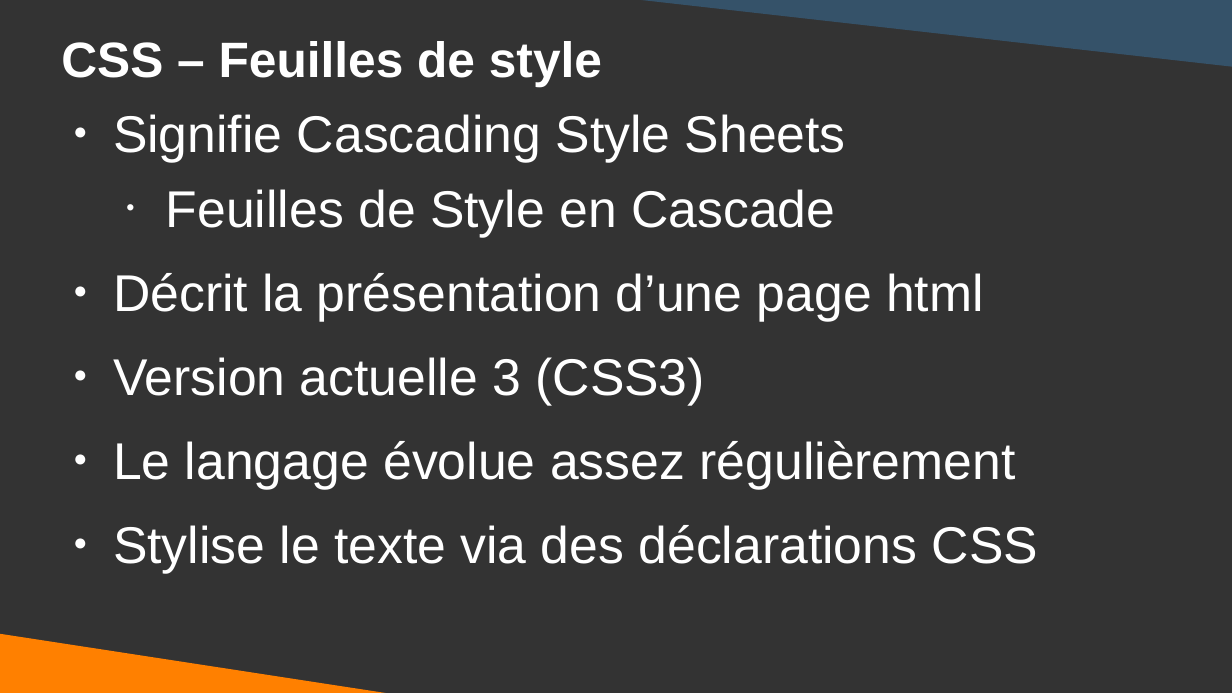
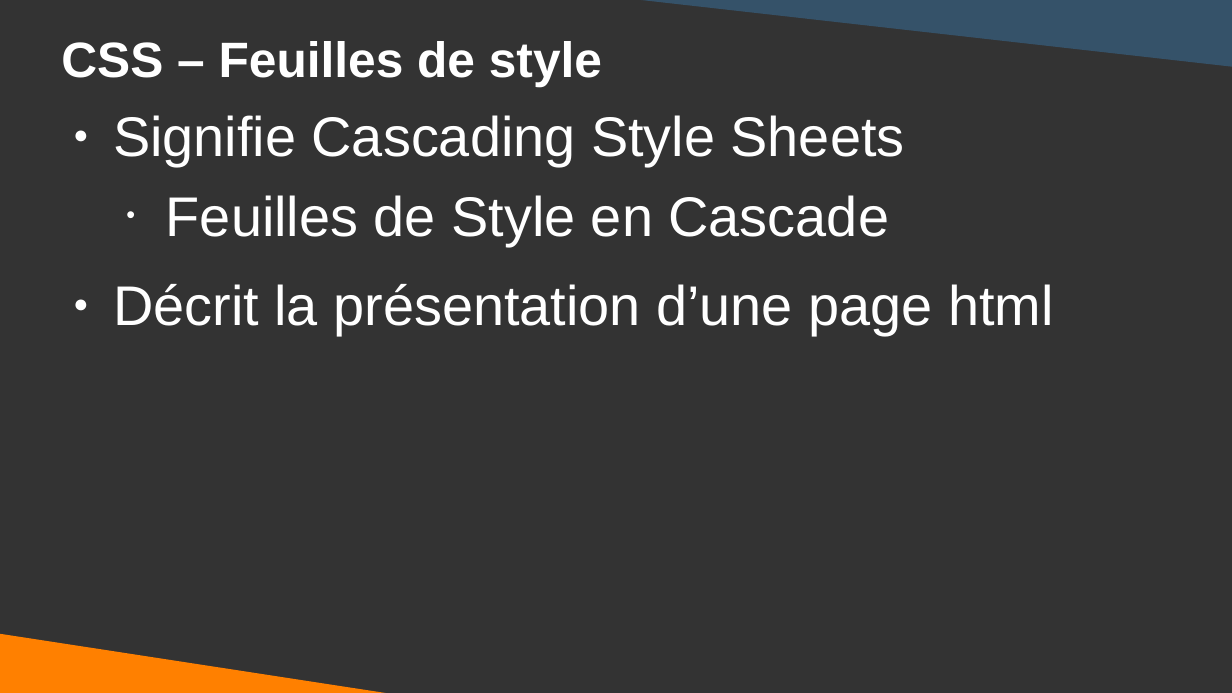
Before and after one commit to DanYellow/cours, a slide deck: slide 5 of integration-web-s1/travaux-pratiques/numero-2/presentation.odp (slide 7 before the commit). Drawn at 1232x693 pixels with LibreOffice and Linux fonts; fonts in the diff are those of the drawing. Boxes give left, top, right and bottom in pixels: in the first picture for what was removed or moved away, otherwise in the second. Text is boxed around its words. In the diff, an @@ line names an element or a change of style, - is before the commit and + after.

```diff
--- a/integration-web-s1/travaux-pratiques/numero-2/presentation.odp
+++ b/integration-web-s1/travaux-pratiques/numero-2/presentation.odp
@@ text "Signifie Cascading Style Sheets" at [113,115,1053,335]: size 33.3 to 36 pt @@
@@ text at [113,357,1038,574]: paragraphs removed @@
-● Version actuelle 3 (CSS3)
-● Le langage évolue assez régulièrement
-● Stylise le texte via des déclarations CSS
```
Also in this commit, not shown: 27 other slides changed, 1 slide added, 2 slides removed, 3 other files.
